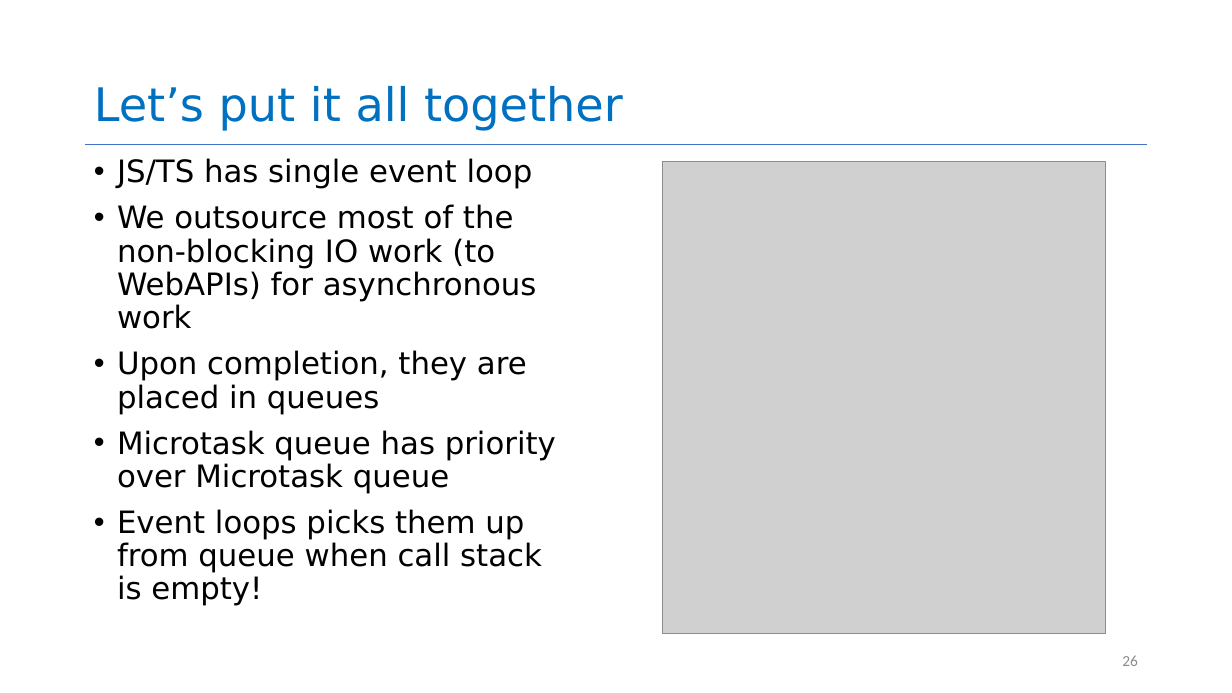
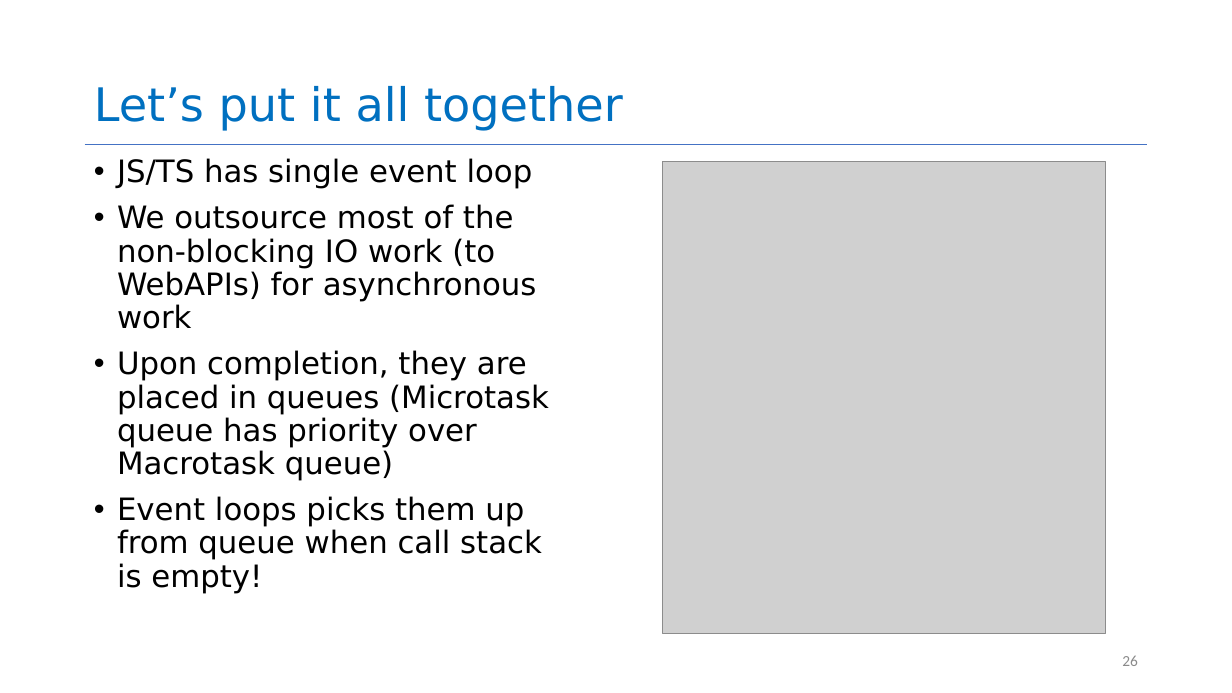
Before and after one commit to neu-se/CS4530-Fall-2024, a slide deck: slide 26 of Slides/Module 06 Concurrency Patterns in Typescript.pptx. Drawn at 1232x693 pixels with LibreOffice and Linux fonts; fonts in the diff are those of the drawing; grey boxes stand for pictures. Boxes give left, top, right and bottom in pixels: in the first picture for what was removed or moved away, otherwise in the second. Text is boxed around its words. In the diff, an @@ line names an element or a change of style, - is before the commit and + after.

```diff
--- a/Slides/Module 06 Concurrency Patterns in Typescript.pptx
+++ b/Slides/Module 06 Concurrency Patterns in Typescript.pptx
@@ text at [117, 350, 549, 481]: text changed @@
-• Upon completion, they are placed in queues
-• Microtask queue has priority over Microtask queue
+• Upon completion, they are placed in queues (Microtask queue has priority over Macrotask queue)
```
Also in this commit, not shown: 2 other slides changed, 1 other file.
